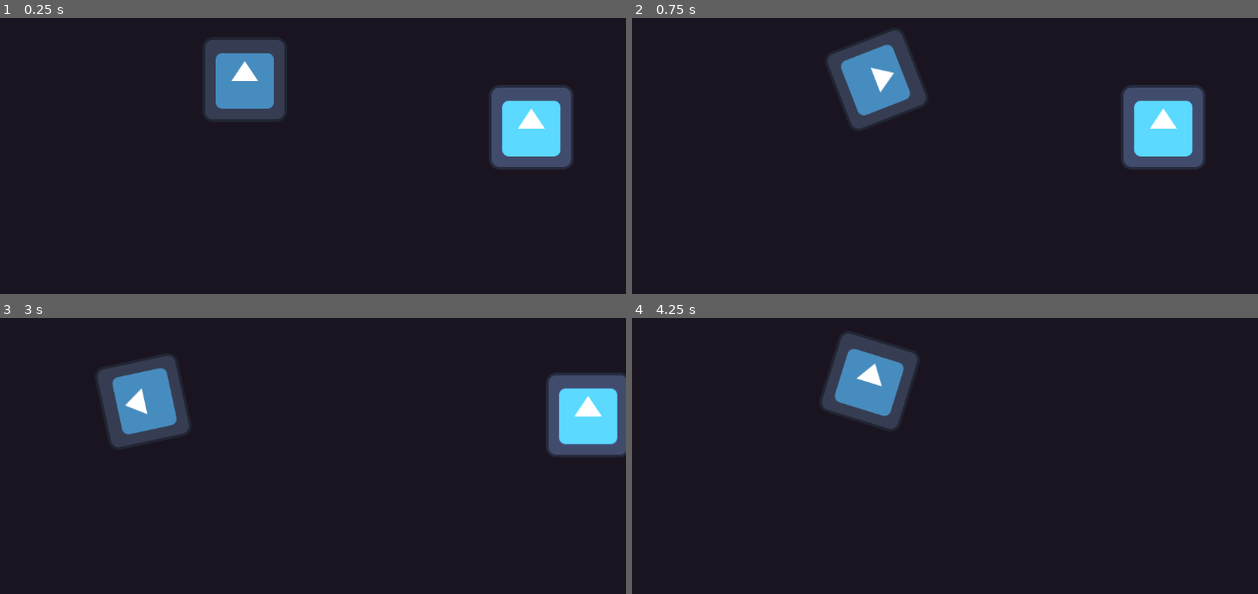
Above: before the commit, frames 1-4 (two rows, left to right).
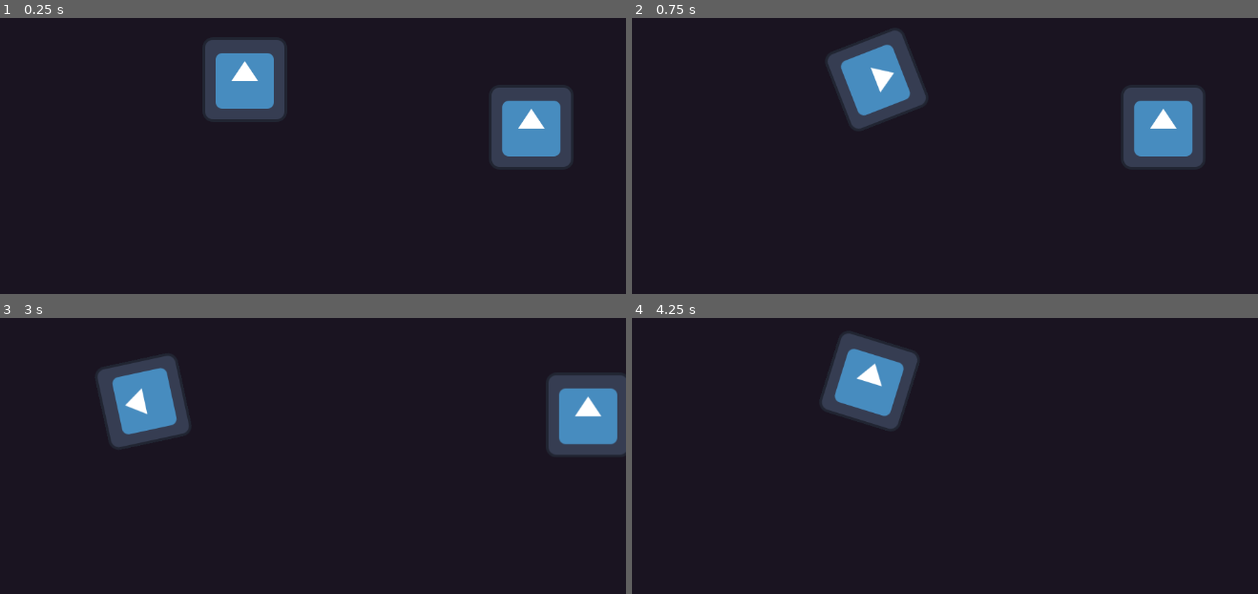
Above: after the commit, the same moments.

Repository: SpyrexDE/BzzBzz
Game: Godot game, scene res://levels/testlvl1.tscn
Same seed, same stepped clock (60 frames per second), same inputs: the game is played once before the commit and once after it. The engine's default icon, where the game draws it, is replaced by a stand-in: a white triangle on a blue panel in a dark square.
Inputs:
- Up to frame 1 (0.25 s): no input
- Up to frame 2 (0.75 s): tap Enter at 0.5 s; hold D (steer_right) from 0.53 s (still down)
- Up to frame 3 (3 s): release D (steer_right) at 1.28 s; hold A (steer_left) 1.28-2.03 s; hold D (steer_right) 2.03-2.78 s; hold W (go_forward) from 2.78 s (still down)
- Up to frame 4 (4.25 s): release W (go_forward) at 3.53 s; hold A (steer_left) from 3.53 s (still down)

The runs differ from the first frame. In frame 1, 3.4% of the frame differs, in the area x 78-92%, y 25-54%; in frame 2, 3.4%; in frame 3, 3.4%; in frame 4, nothing differs.

Commit message:
haus lights up upon entering radius

Diff:
--- a/props/haus.gd
+++ b/props/haus.gd
@@ -14,5 +14,7 @@
 
 
 func _on_area_2d_body_entered(body):
-	print("hi")
+	if body is Player:
+		print("hi")
+		$AnimationPlayer.play("haus_light_up")
 	pass # Replace with function body.
--- a/props/haus.tscn
+++ b/props/haus.tscn
@@ -9,6 +9,42 @@
 [sub_resource type="CircleShape2D" id="CircleShape2D_eg6st"]
 radius = 138.033
 
+[sub_resource type="Animation" id="Animation_rlhes"]
+length = 0.001
+tracks/0/type = "value"
+tracks/0/imported = false
+tracks/0/enabled = true
+tracks/0/path = NodePath("PointLight2D:energy")
+tracks/0/interp = 1
+tracks/0/loop_wrap = true
+tracks/0/keys = {
+"times": PackedFloat32Array(0),
+"transitions": PackedFloat32Array(1),
+"update": 0,
+"values": [0.0]
+}
+
+[sub_resource type="Animation" id="Animation_y5flh"]
+resource_name = "haus_light_up"
+tracks/0/type = "value"
+tracks/0/imported = false
+tracks/0/enabled = true
+tracks/0/path = NodePath("PointLight2D:energy")
+tracks/0/interp = 1
+tracks/0/loop_wrap = true
+tracks/0/keys = {
+"times": PackedFloat32Array(0, 0.6),
+"transitions": PackedFloat32Array(0.5, 0.5),
+"update": 0,
+"values": [0.0, 0.94]
+}
+
+[sub_resource type="AnimationLibrary" id="AnimationLibrary_eedoo"]
+_data = {
+"RESET": SubResource("Animation_rlhes"),
+"haus_light_up": SubResource("Animation_y5flh")
+}
+
 [node name="Haus" type="StaticBody2D"]
 script = ExtResource("1_10jd8")
 
@@ -17,7 +53,7 @@
 
 [node name="PointLight2D" type="PointLight2D" parent="."]
 position = Vector2(3.8147e-06, -7.62939e-06)
-scale = Vector2(1, 1)
+energy = 0.0
 texture = ExtResource("1_qofik")
 
 [node name="CollisionShape2D" type="CollisionShape2D" parent="."]
@@ -29,4 +65,9 @@
 [node name="CollisionShape2D" type="CollisionShape2D" parent="Area2D"]
 shape = SubResource("CircleShape2D_eg6st")
 
+[node name="AnimationPlayer" type="AnimationPlayer" parent="."]
+libraries = {
+"": SubResource("AnimationLibrary_eedoo")
+}
+
 [connection signal="body_entered" from="Area2D" to="." method="_on_area_2d_body_entered"]
Not shown: 1 places in props/haus.tscn that only renumber resources
